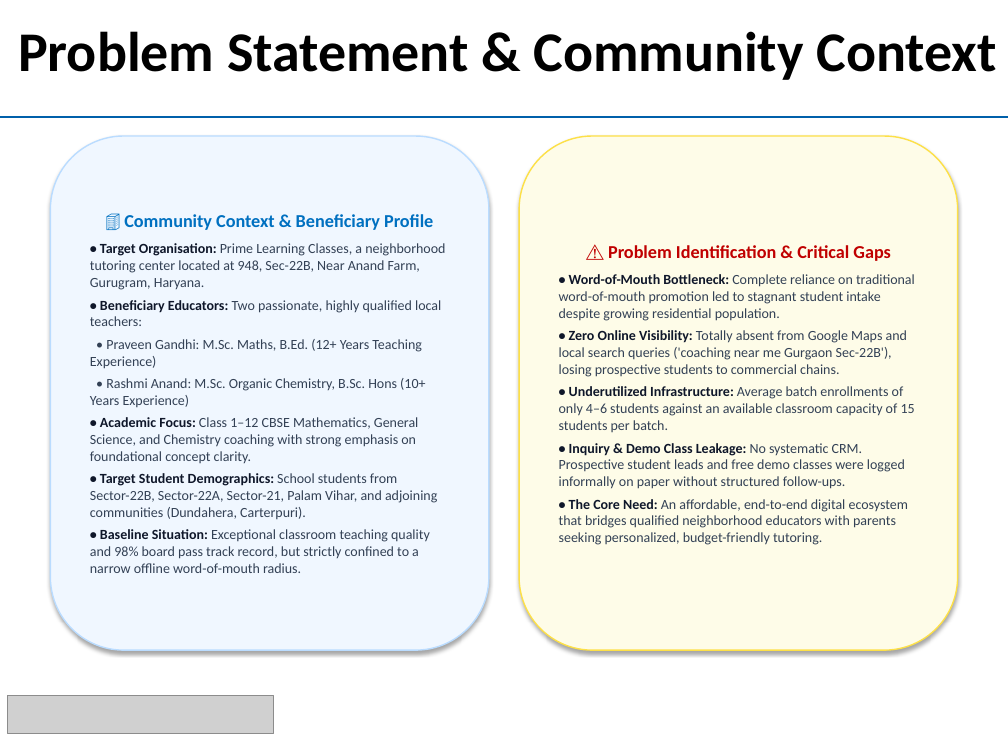
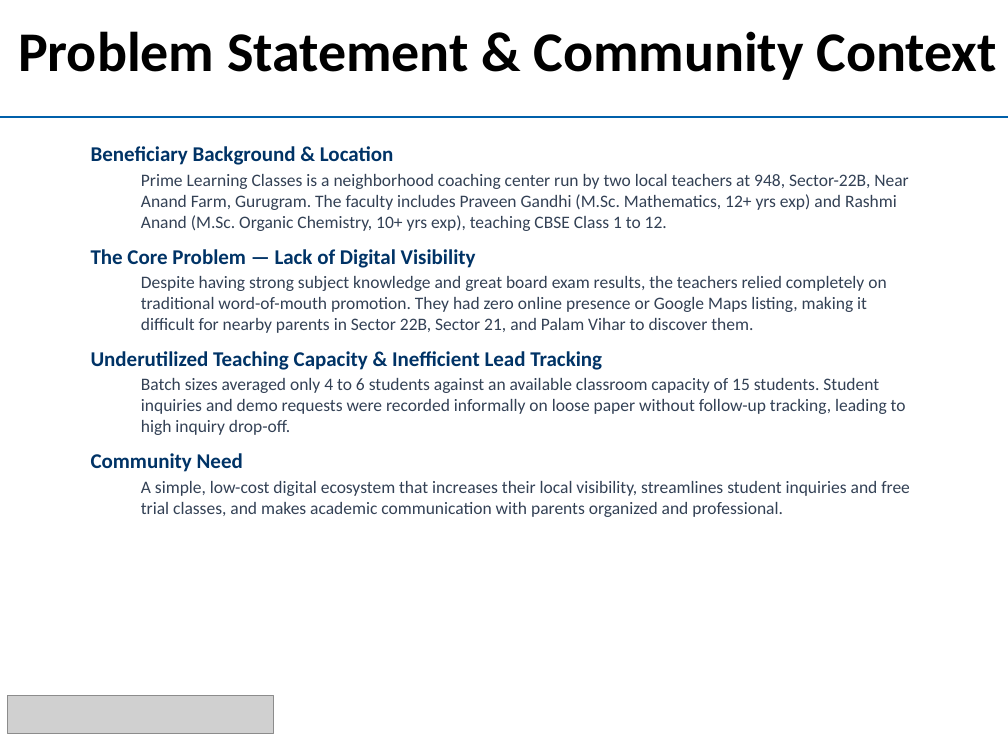
Before and after one commit to bhavyaanand2101-coder/Community_Service_2026, a slide deck: slide 3 of Community_Service_Presentation.pptx. Drawn at 1008x756 pixels with LibreOffice and Linux fonts; fonts in the diff are those of the drawing; grey boxes stand for pictures; background and template pictures are left out. Boxes give left, top, right and bottom in pixels: in the first picture for what was removed or moved away, otherwise in the second. Text is boxed around its words. In the diff, an @@ line names an element or a change of style, - is before the commit and + after.

Commit message:
refactor(presentation & web): make presentation and local search page natural and authentic with standard typography

```diff
--- a/Community_Service_Presentation.pptx
+++ b/Community_Service_Presentation.pptx
@@ text "Beneficiary Background & Location": place and size @@
-text "Beneficiary Background & Location" at (50,136,489,650)
+text "Beneficiary Background & Location" at (91,146,910,517)
@@ text "Beneficiary Background & Location" at (91,146,910,517): vertical alignment middle to top; fill #F0F7FF to none; outline #BADCFF 1 pt to none; shadow off @@
@@ text at (91,146,910,517): text changed; size 10 to 12.5 pt @@
-🏢 Community Context & Beneficiary Profile
-• Target Organisation: Prime Learning Classes, a neighborhood tutoring center located at 948, Sec-22B, Near Anand Farm, Gurugram, Haryana.
-• Beneficiary Educators: Two passionate, highly qualified local teachers:
-• Praveen Gandhi: M.Sc. Maths, B.Ed. (12+ Years Teaching Experience)
-• Rashmi Anand: M.Sc. Organic Chemistry, B.Sc. Hons (10+ Years Experience)
-• Academic Focus: Class 1–12 CBSE Mathematics, General Science, and Chemistry coaching with strong emphasis on foundational concept clarity.
-• Target Student Demographics: School students from Sector-22B, Sector-22A, Sector-21, Palam Vihar, and adjoining communities (Dundahera, Carterpuri).
-• Baseline Situation: Exceptional classroom teaching quality and 98% board pass track record, but strictly confined to a narrow offline word-of-mouth radius.
+Beneficiary Background & Location
+  Prime Learning Classes is a neighborhood coaching center run by two local teachers at 948, Sector-22B, Near Anand Farm, Gurugram. The faculty includes Praveen Gandhi (M.Sc. Mathematics, 12+ yrs exp) and Rashmi Anand (M.Sc. Organic Chemistry, 10+ yrs exp), teaching CBSE Class 1 to 12.
+The Core Problem — Lack of Digital Visibility
+  Despite having strong subject knowledge and great board exam results, the teachers relied completely on traditional word-of-mouth promotion. They had zero online presence or Google Maps listing, making it difficult for nearby parents in Sector 22B, Sector 21, and Palam Vihar to discover them.
+Underutilized Teaching Capacity & Inefficient Lead Tracking
+  Batch sizes averaged only 4 to 6 students against an available classroom capacity of 15 students. Student inquiries and demo requests were recorded informally on loose paper without follow-up tracking, leading to high inquiry drop-off.
+Community Need
+  A simple, low-cost digital ecosystem that increases their local visibility, streamlines student inquiries and free trial classes, and makes academic communication with parents organized and professional.
@@ rounded rectangle removed at (519,136,958,650) @@
-⚠️ Problem Identification & Critical Gaps
-• Word-of-Mouth Bottleneck: Complete reliance on traditional word-of-mouth promotion led to stagnant student intake despite growing residential population.
-• Zero Online Visibility: Totally absent from Google Maps and local search queries ('coaching near me Gurgaon Sec-22B'), losing prospective students to commercial chains.
-• Underutilized Infrastructure: Average batch enrollments of only 4–6 students against an available classroom capacity of 15 students per batch.
-• Inquiry & Demo Class Leakage: No systematic CRM. Prospective student leads and free demo classes were logged informally on paper without structured follow-ups.
-• The Core Need: An affordable, end-to-end digital ecosystem that bridges qualified neighborhood educators with parents seeking personalized, budget-friendly tutoring.
```
Also in this commit, not shown: 10 other slides changed, 3 other files.
